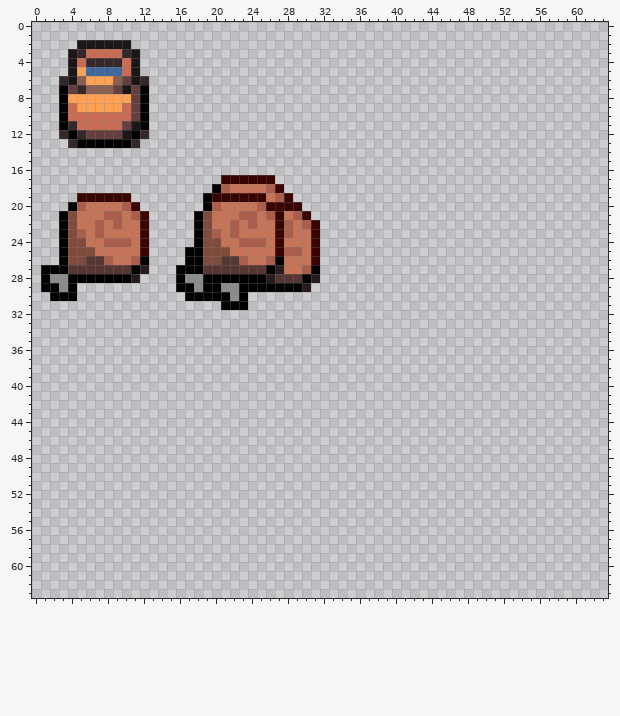
Two states of a pixel-art sprite, Assets/Sprites/Item_Sheet.png. Above, as it was before the edit.
The file is 64x64 pixels.
Now the later version:
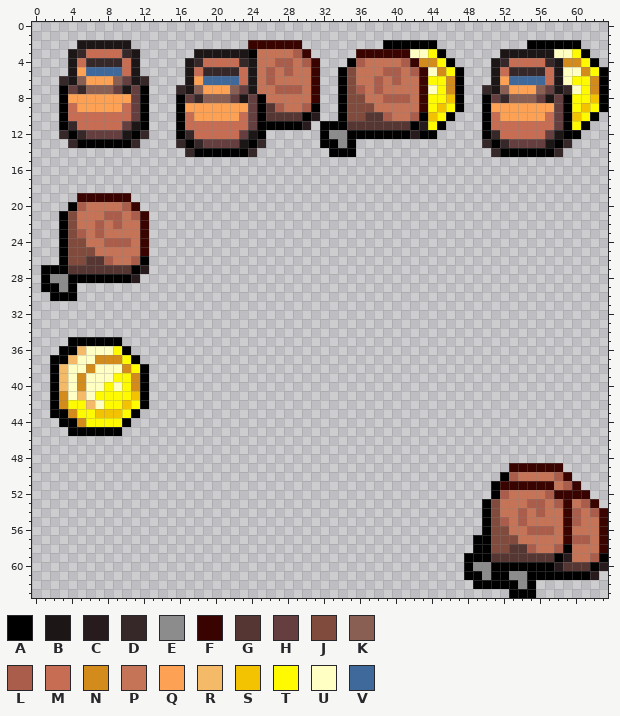
Palette (. is transparent): A #000000  B #1d1617  C #271b1d  D #362829  E #8c8c8c  F #390300  G #563632  H #653f3f  J #804a3c  K #895f53  L #a95d4a  M #c76d53  N #d38c1c  P #c67457  Q #fda254  R #f5ba67  S #f3c200  T #fffa00  U #fffec3  V #3f699b
From old to new:
@@ x 0..63 @@
  1 ................................................................
- 2 .....BBBBBB.....................................................
- 3 ....BDMMMMDB....................................................
- 4 ....BMDDDDMB....................................................
- 5 ....BQVVVVMB....................................................
- 6 ...DBKQQQKHBD...................................................
- 7 ...AHDKKKHBHA...................................................
- 8 ...AQQQQQQQHA...................................................
- 9 ...AMQQQQQMHA...................................................
-10 ...AMMMMMMMHA...................................................
-11 ...ADMMMMMHBA...................................................
-12 ...DADHHHHBAD...................................................
-13 ....DAAAAAAD....................................................
-14 ................................................................
+ 2 .....BBBBBB.............FFFFFF.........AAAAAA..........AAAAAA...
+ 3 ....BDMMMMDB......BBBBBBAPPPPLF.....FFFFFFUUTA......BBBBBBUUTA..
+ 4 ....BMDDDDMB.....BDMMMMDBPPLLPLF...ALPPPPLFNNTA....BDMMMMDBNNTA.
+ 5 ....BQVVVVMB.....BMDDDDMBPLPLPPF..AJPPPLLPLFUNTA...BMDDDDMBUUNTA
+ 6 ...DBKQQQKHBD....BQVVVVMBPLPPPPF..AJPPLPLPPFTTNA...BQVVVVMBUTTNA
+ 7 ...AHDKKKHBHA...DBKQQQKHBPPLLLPF..AJLPLPPPPFUTNA..DBKQQQKHBDUTNA
+ 8 ...AQQQQQQQHA...AHDKKKHBHAPPPPPF..AJJPPLLLPFTTSA..AHDKKKHBHATTSA
+ 9 ...AMQQQQQMHA...AQQQQQQQHAGLPPLA..AJJJPPPPPFTSTA..AQQQQQQQHATSTA
+10 ...AMMMMMMMHA...AMQQQQQMHAGGGGAC..AJJGGLPPLASTA...AMQQQQQMHASTA.
+11 ...ADMMMMMHBA...AMMMMMMMHAAAAAC.AAAGGGGGGGACTA....AMMMMMMMHATA..
+12 ...DADHHHHBAD...ADMMMMMHBA......AEEAAAAAAACAA.....ADMMMMMHBAA...
+13 ....DAAAAAAD....DADHHHHBAD......AAEA..............DADHHHHBAD....
+14 .................DAAAAAAD........AAA...............DAAAAAAD.....
 15 ................................................................
 16 ................................................................
-17 .....................FFFFFF.....................................
-18 ....................ALPPPPLF....................................
-19 .....FFFFFF........AFFFFFFPLF...................................
-20 ....ALPPPPLF.......ALPPPPLFFFF..................................
-21 ...AJPPPLLPLF.....AJPPPLLPLFPLF.................................
-22 ...AJPPLPLPPF.....AJPPLPLPPFLPLF................................
-23 ...AJLPLPPPPF.....AJLPLPPPPFLPPF................................
-24 ...AJJPPLLLPF.....AJJPPLLLPFPPPF................................
-25 ...AJJJPPPPPF....AAJJJPPPPPFLLPF................................
-26 ...AJJGGLPPLA....AAJJGGLPPLAPPPF................................
-27 .AAAGGGGGGGAC...AAAGGGGGGGACPPLA................................
-28 .AEEAAAAAAAC....AEEAAAAAAACGGGAC................................
-29 .AAEA...........AAEAAEEAAAAAAAC.................................
-30 ..AAA............AAAAAEA........................................
-31 .....................AAA........................................
+17 ................................................................
+18 ................................................................
+19 .....FFFFFF.....................................................
+20 ....ALPPPPLF....................................................
+21 ...AJPPPLLPLF...................................................
+22 ...AJPPLPLPPF...................................................
+23 ...AJLPLPPPPF...................................................
+24 ...AJJPPLLLPF...................................................
+25 ...AJJJPPPPPF...................................................
+26 ...AJJGGLPPLA...................................................
+27 .AAAGGGGGGGAC...................................................
+28 .AEEAAAAAAAC....................................................
+29 .AAEA...........................................................
+30 ..AAA...........................................................
+31 ................................................................
 32 ................................................................
@@ x 0..14 @@
 34 ...............
-35 ...............
-36 ...............
-37 ...............
-38 ...............
-39 ...............
-40 ...............
-41 ...............
-42 ...............
-43 ...............
-44 ...............
-45 ...............
+35 ....AAAAAA.....
+36 ...AARUUUTA....
+37 ..AARUUNNNTA...
+38 ..ARUUNUUUNTA..
+39 ..ARUNUUUTTNA..
+40 ..ARUNUUTUTNA..
+41 ..ANURUTTTTSA..
+42 ..ANTTRUTTSTA..
+43 ..AANTTSSSTA...
+44 ...AANTTTTA....
+45 ....AAAAAA.....
 46 ...............
@@ x 46..63 @@
 48 ..................
-49 ..................
-50 ..................
-51 ..................
-52 ..................
-53 ..................
-54 ..................
-55 ..................
-56 ..................
-57 ..................
-58 ..................
-59 ..................
-60 ..................
-61 ..................
-62 ..................
-63 ..................
+49 .......FFFFFF.....
+50 ......ALPPPPLF....
+51 .....AFFFFFFPLF...
+52 .....ALPPPPLFFFF..
+53 ....AJPPPLLPLFPLF.
+54 ....AJPPLPLPPFLPLF
+55 ....AJLPLPPPPFLPPF
+56 ....AJJPPLLLPFPPPF
+57 ...AAJJJPPPPPFLLPF
+58 ...AAJJGGLPPLAPPPF
+59 ..AAAGGGGGGGACPPLA
+60 ..AEEAAAAAAACGGGAC
+61 ..AAEAAEEAAAAAAAC.
+62 ...AAAAAEA........
+63 .......AAA........
Pixel boxes of the changes (left, top, right, bottom) in both pictures:
changed: (176, 40, 608, 310)
added: (50, 337, 149, 436)
added: (464, 463, 608, 598)
